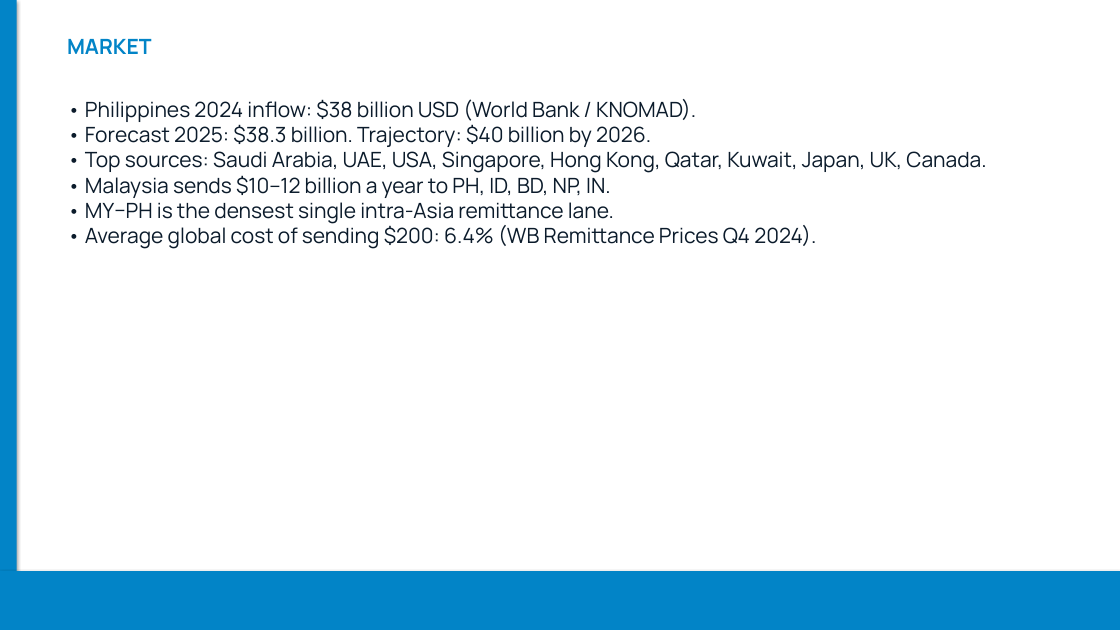
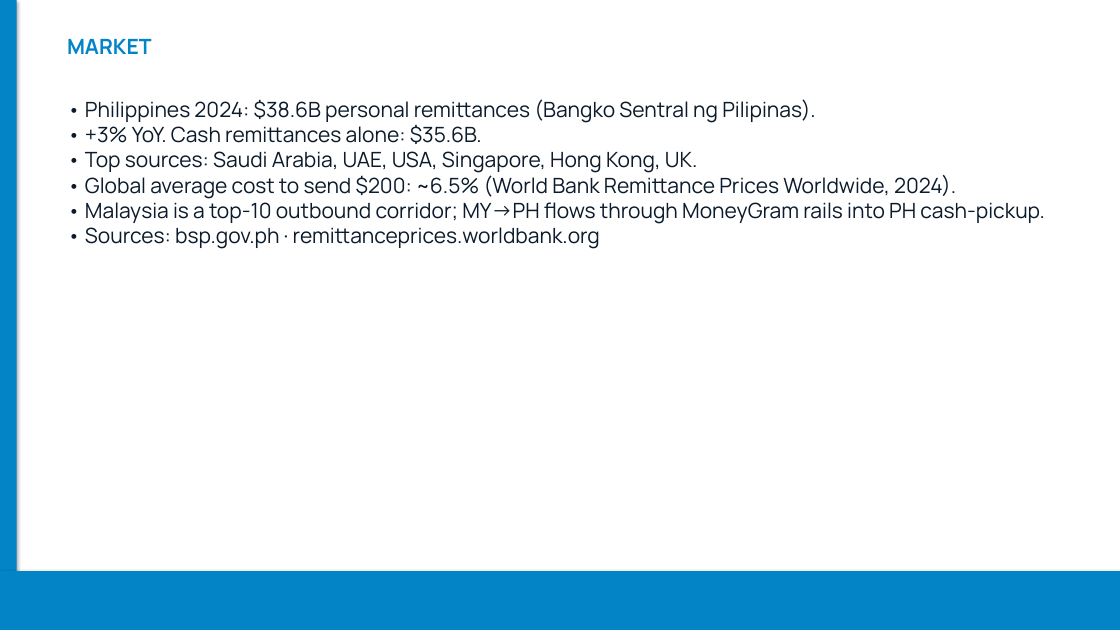
Before and after one commit to castrodennisstephens128174-jpg/Bakti, a slide deck: slide 4 of slides/Bakti.pptx (slide 3 before the commit). Drawn at 1120x630 pixels with LibreOffice and Linux fonts; fonts in the diff are those of the drawing. Boxes give left, top, right and bottom in pixels: in the first picture for what was removed or moved away, otherwise in the second. Text is boxed around its words. In the diff, an @@ line names an element or a change of style, - is before the commit and + after.

```diff
--- a/slides/Bakti.pptx
+++ b/slides/Bakti.pptx
@@ text at bbox=[85, 99, 1045, 249]: text changed @@
-• Philippines 2024 inflow: $38 billion USD (World Bank / KNOMAD).
-• Forecast 2025: $38.3 billion. Trajectory: $40 billion by 2026.
-• Top sources: Saudi Arabia, UAE, USA, Singapore, Hong Kong, Qatar, Kuwait, Japan, UK, Canada.
-• Malaysia sends $10–12 billion a year to PH, ID, BD, NP, IN.
-• MY–PH is the densest single intra-Asia remittance lane.
-• Average global cost of sending $200: 6.4% (WB Remittance Prices Q4 2024).
+• Philippines 2024: $38.6B personal remittances (Bangko Sentral ng Pilipinas).
+• +3% YoY. Cash remittances alone: $35.6B.
+• Top sources: Saudi Arabia, UAE, USA, Singapore, Hong Kong, UK.
+• Global average cost to send $200: ~6.5% (World Bank Remittance Prices Worldwide, 2024).
+• Malaysia is a top-10 outbound corridor; MY→PH flows through MoneyGram rails into PH cash-pickup.
+• Sources: bsp.gov.ph · remittanceprices.worldbank.org
```
Also in this commit, not shown: 5 other slides changed, 3 slides added, 5 slides removed, 3 other files.
